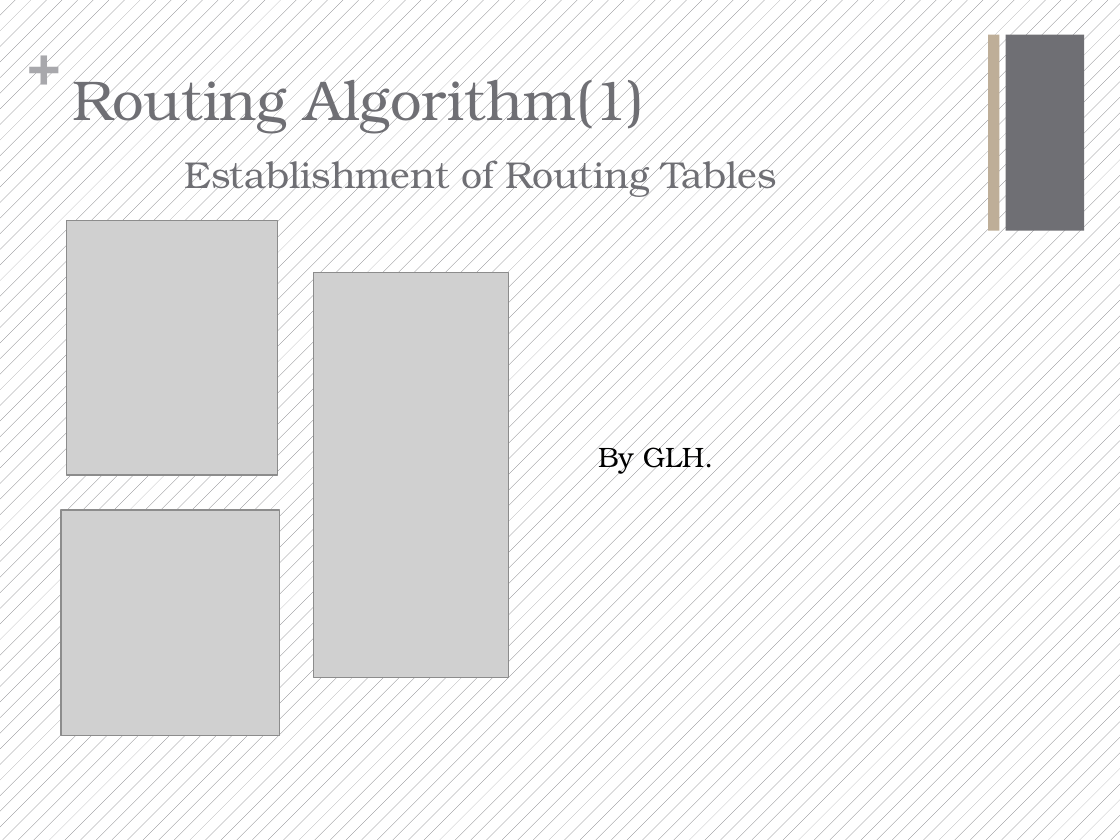
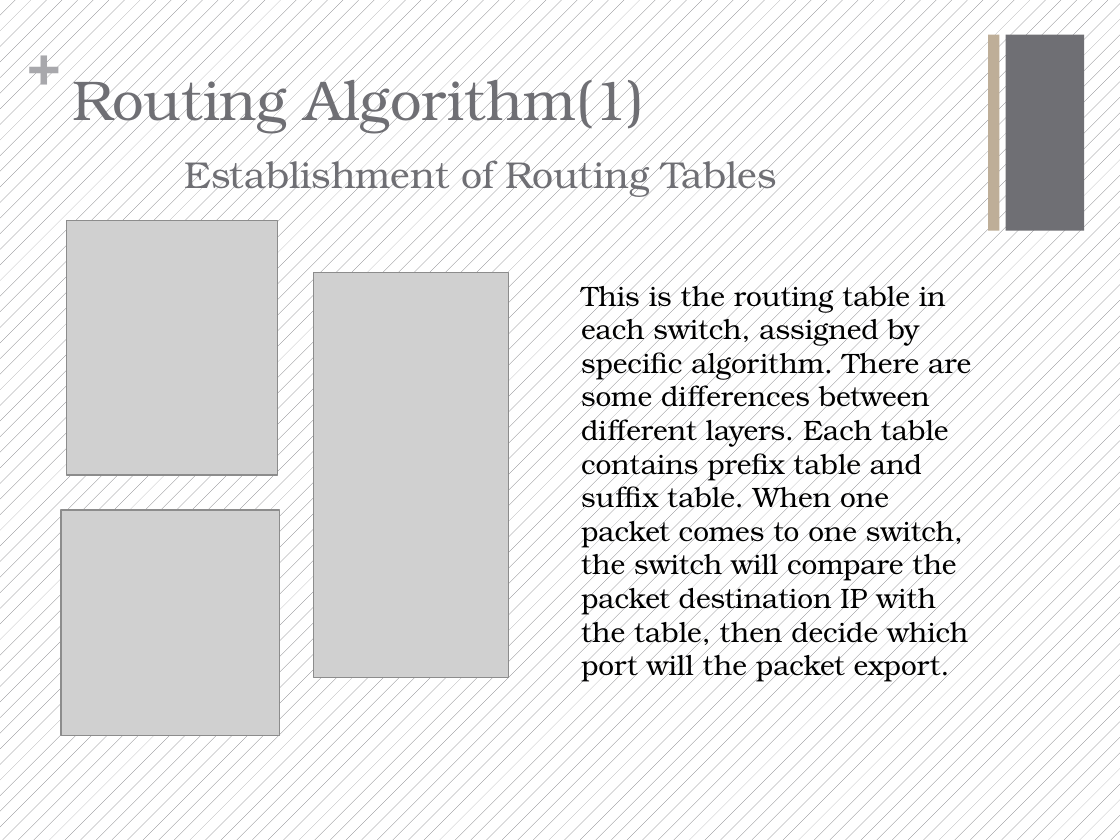
Before and after one commit to Fu-Yilei/Scalable-data-center-simulation, a slide deck: slide 5 of Presentation/presentation.pptx. Drawn at 1120x840 pixels with LibreOffice and Linux fonts; fonts in the diff are those of the drawing; grey boxes stand for pictures. Boxes give left, top, right and bottom in pixels: in the first picture for what was removed or moved away, otherwise in the second. Text is boxed around its words. In the diff, an @@ line names an element or a change of style, - is before the commit and + after.

```diff
--- a/Presentation/presentation.pptx
+++ b/Presentation/presentation.pptx
@@ text at [581,279,971,682]: text changed @@
-By GLH.
+This is the routing table in each switch, assigned by specific algorithm. There are some differences between different layers. Each table contains prefix table and suffix table. When one packet comes to one switch, the switch will compare the packet destination IP with the table, then decide which port will the packet export.
```
Also in this commit, not shown: 2 other slides changed, 1 other file.
